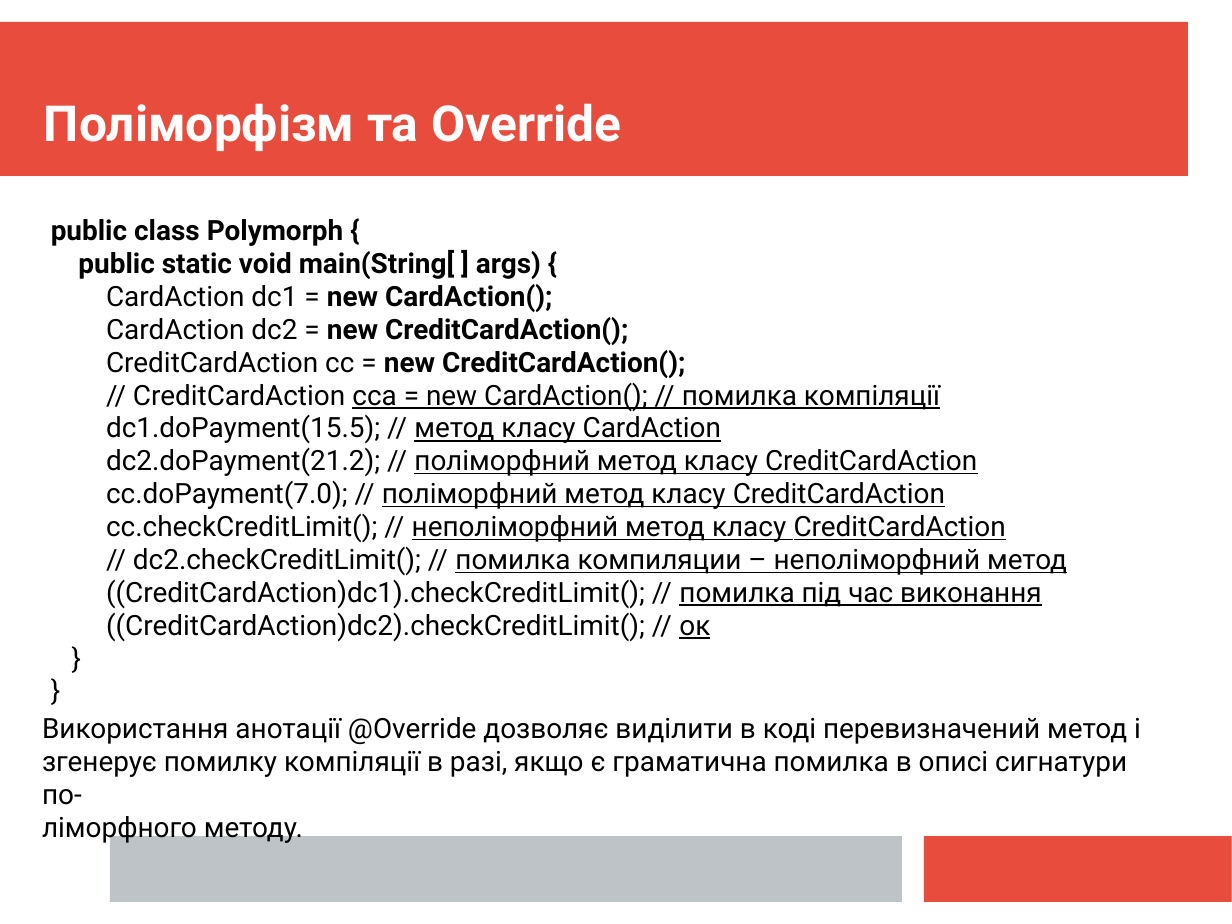
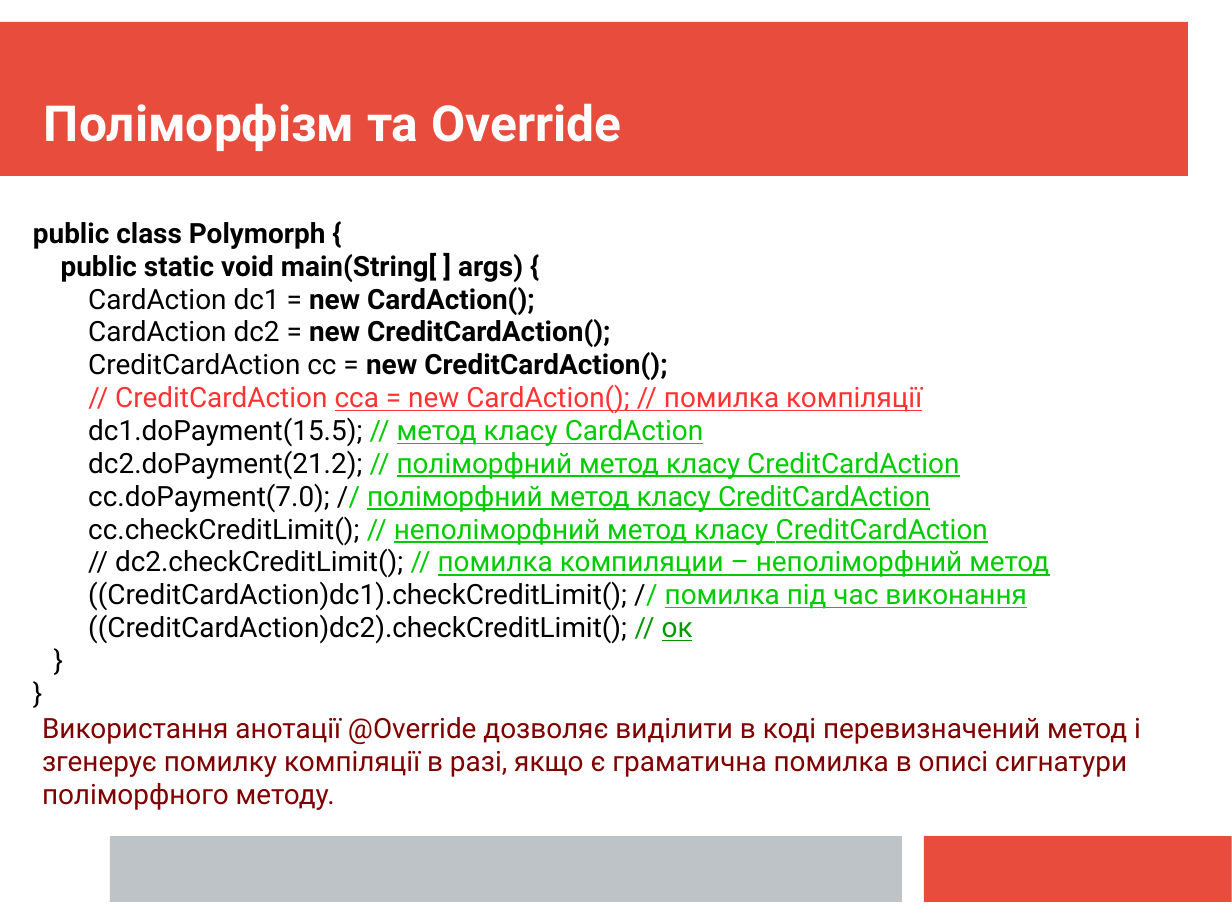
Before and after one commit to mecchmatProjects/JavaCourse, a slide deck: slide 8 of L03_OOP_Inher/JavaTutorUkr3oop.ppt. Drawn at 1232x924 pixels with LibreOffice and Linux fonts; fonts in the diff are those of the drawing. Boxes give left, top, right and bottom in pixels: in the first picture for what was removed or moved away, otherwise in the second. Text is boxed around its words. In the diff, an @@ line names an element or a change of style, - is before the commit and + after.

```diff
--- a/L03_OOP_Inher/JavaTutorUkr3oop.ppt
+++ b/L03_OOP_Inher/JavaTutorUkr3oop.ppt
@@ text "public class Polymorph {": place and size @@
-text "public class Polymorph {" at bbox=[51, 219, 1067, 641]
+text "public class Polymorph {" at bbox=[33, 222, 1049, 643]
@@ text "public class Polymorph {" at bbox=[33, 222, 1049, 643]: text colour #000000 to #FF3333 in "// CreditCardAction cca = new CardAction(); // ..."; text colour #000000 to #00CC00 in "// метод класу CardAction", "// поліморфний метод класу CreditCardAction", "// поліморфний метод класу CreditCardAction", "// неполіморфний метод класу CreditCardAction" and 2 more places; text colour #000000 to #009900 in "// ок" @@
@@ text at bbox=[42, 717, 1141, 810]: text changed; text colour #000000 to #800000 @@
-Використання анотації @Override дозволяє виділити в коді перевизначений метод і згенерує помилку компіляції в разі, якщо є граматична помилка в описі сигнатури по-
-ліморфного методу.
+Використання анотації @Override дозволяє виділити в коді перевизначений метод і згенерує помилку компіляції в разі, якщо є граматична помилка в описі сигнатури поліморфного методу.
```
Also in this commit, not shown: 13 other slides changed, 1 other file.
